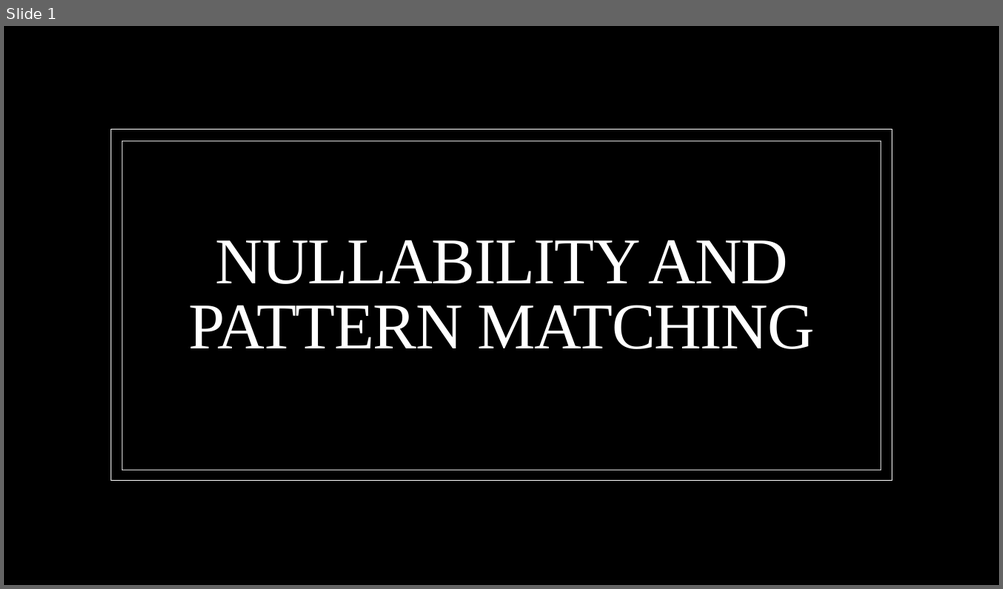
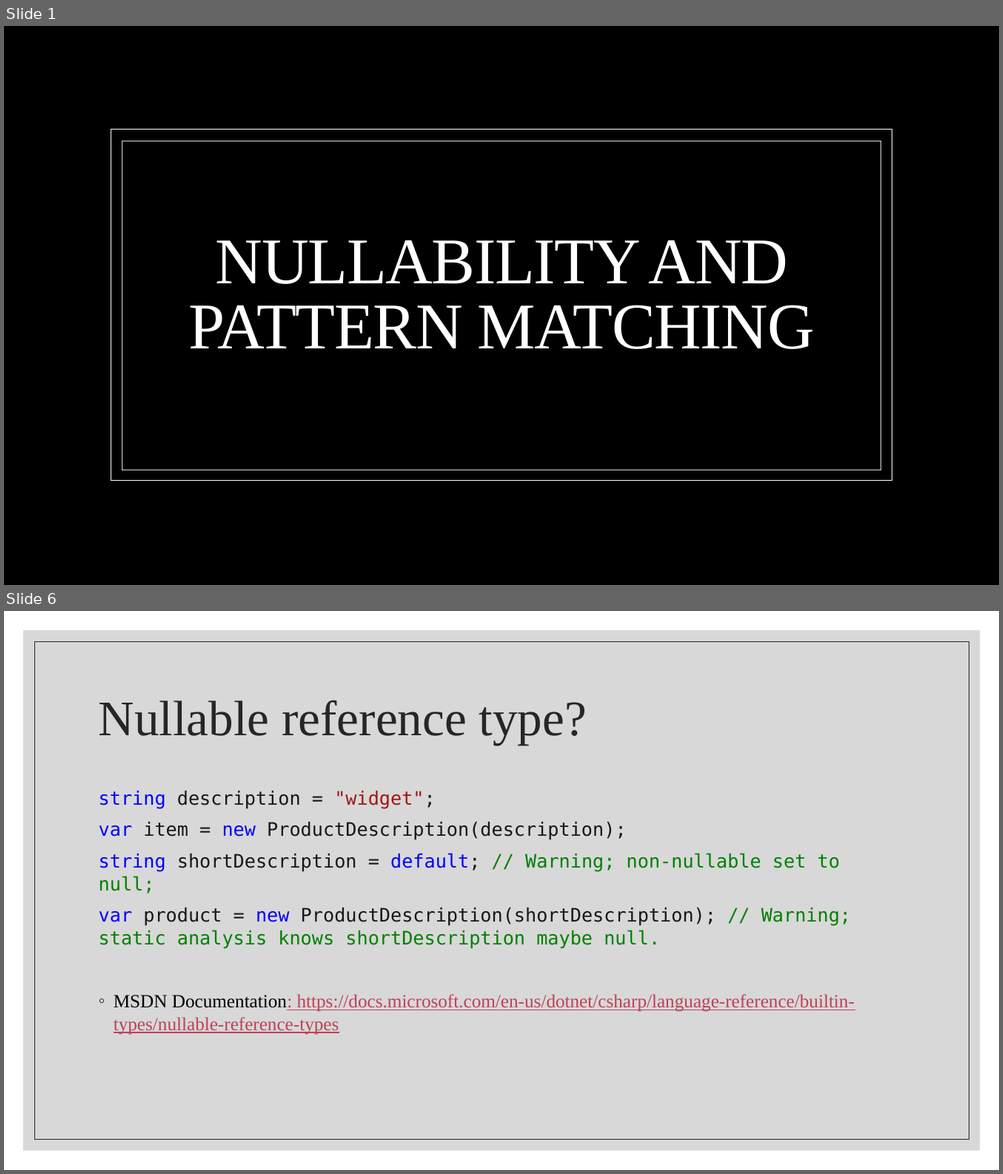
Before and after one commit to BenjaminMichaelis/Lectures, a slide deck: Nullability and Pattern Matching.pptx. Shown one above the other, each under a label of ours: slide 1 before the commit, slides 1 and 6 after it; the slides between them are not shown. The pictures are 1003x589 and 1003x1174 pixels, drawn with LibreOffice and Linux fonts; fonts in the diff are those of the drawing; background and template pictures are left out. Boxes give left, top, right and bottom in pixels: in the first picture for what was removed or moved away, otherwise in the second. Text is boxed around its words. In the diff, an @@ line names an element or a change of style, - is before the commit and + after.

```diff
--- a/Nullability and Pattern Matching.pptx
+++ b/Nullability and Pattern Matching.pptx
@@ slide 6 added at box(4, 611, 999, 1170), background #FFFFFF @@
@@ rectangle added at box(23, 630, 980, 1151), fill #BFBFBF at 60% opacity @@
@@ rectangle added at box(34, 641, 969, 1140), outline #262626 0.5 pt @@
@@ title added at box(99, 700, 586, 744), 48 pt, text #262626 @@
+Nullable reference type?
@@ text added at box(99, 791, 854, 1035), 18 pt, text #171717 @@
+string description = "widget";
+var item = new ProductDescription(description);
+string shortDescription = default; // Warning; non-nullable set to null;
+var product = new ProductDescription(shortDescription); // Warning; static analysis knows shortDescription maybe null.
+◦ MSDN Documentation: https://docs.microsoft.com/en-us/dotnet/csharp/language-reference/builtin-types/nullable-reference-types
```
Also in this commit, not shown: 10 other slides added, 1 slide removed, 2 other files.
